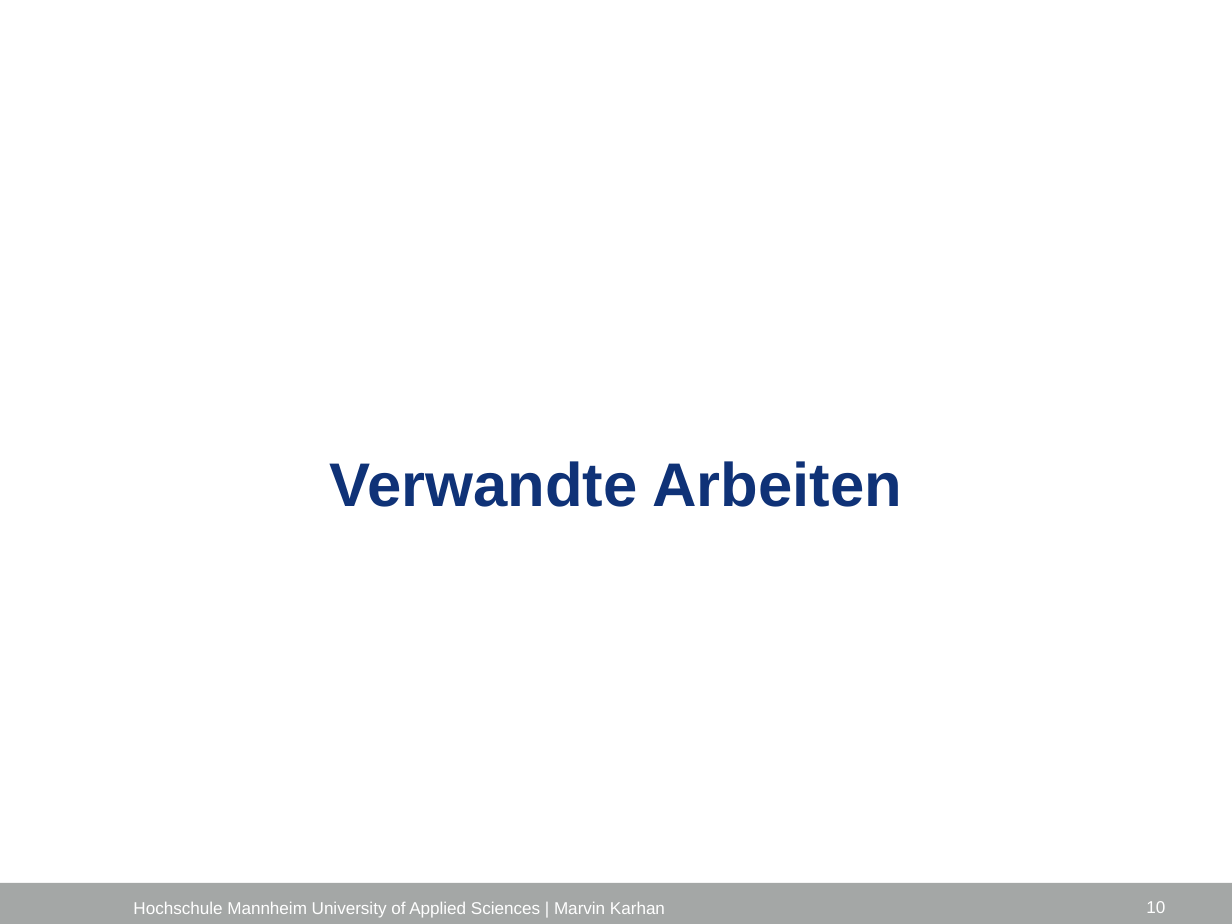
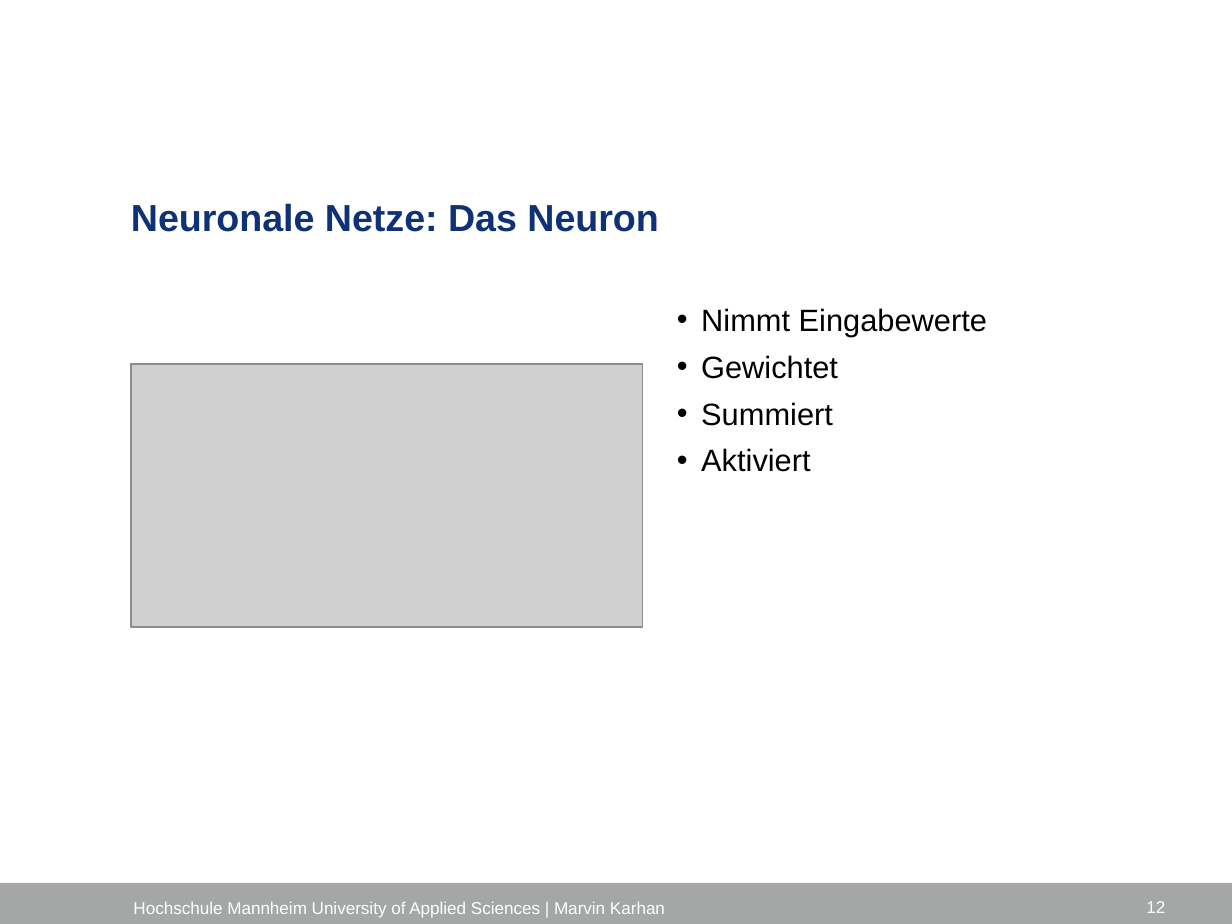
Before and after one commit to marvinkarhan/Bachelorarbeit, a slide deck: slide 12 of latex/Kolloquium/Kolloquium_Marvin_Karhan.pptx (slide 10 before the commit). Drawn at 1232x924 pixels with LibreOffice and Linux fonts; fonts in the diff are those of the drawing; grey boxes stand for pictures; background and template pictures are left out. Boxes give left, top, right and bottom in pixels: in the first picture for what was removed or moved away, otherwise in the second. Text is boxed around its words. In the diff, an @@ line names an element or a change of style, - is before the commit and + after.

```diff
--- a/latex/Kolloquium/Kolloquium_Marvin_Karhan.pptx
+++ b/latex/Kolloquium/Kolloquium_Marvin_Karhan.pptx
@@ title added at box(131, 203, 658, 232), 22 pt, text #0F3277, bold @@
+Neuronale Netze: Das Neuron
@@ text added at box(701, 308, 987, 472), 18 pt, text #000000 @@
+  • Nimmt Eingabewerte
+  • Gewichtet
+  • Summiert
+  • Aktiviert
@@ picture added at box(131, 363, 642, 627) @@
@@ title removed at box(330, 461, 902, 507) @@
-Verwandte Arbeiten
@@ page number at box(1146, 901, 1165, 913): text changed @@
-10
+12
```
Also in this commit, not shown: 9 other slides changed, 7 slides added, 13 slides removed, 9 other files.
